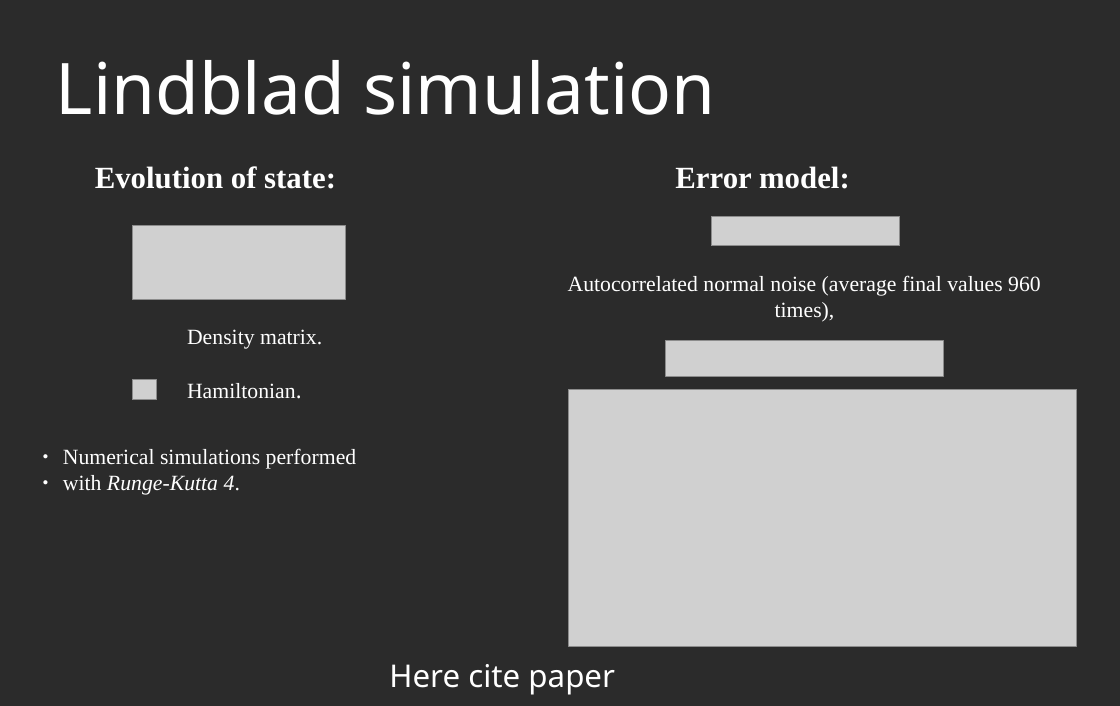
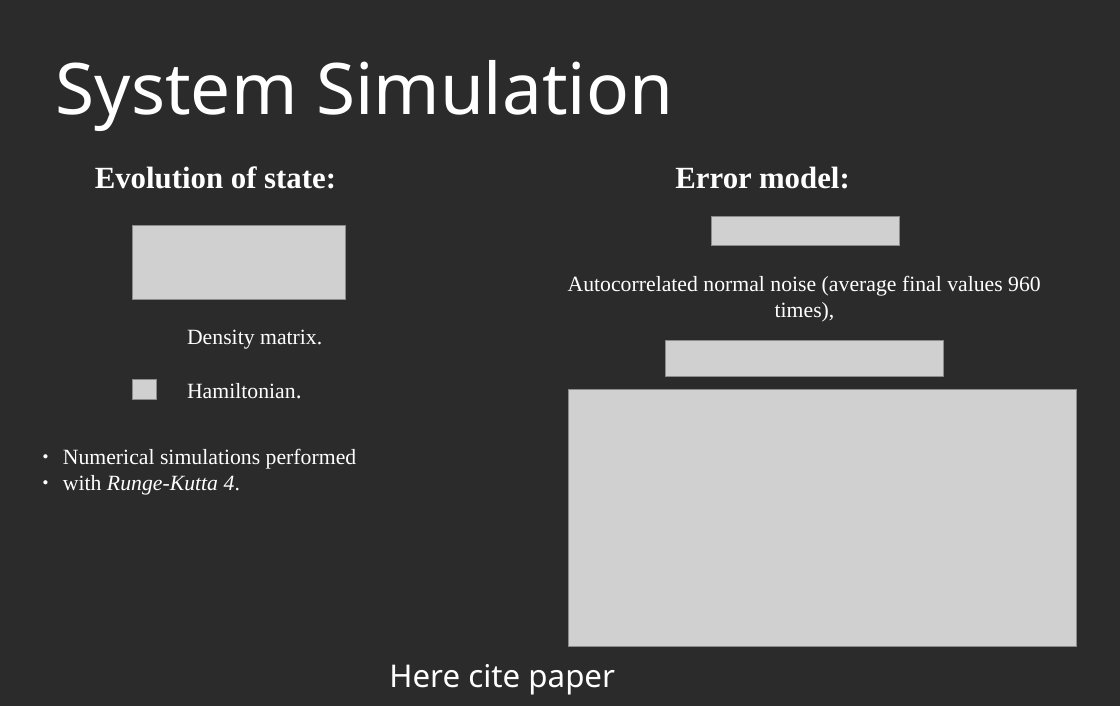
Before and after one commit to AGaliciaMartinez/Final-Project-Computational-Physics, a slide deck: slide 4 of presentation/NV_Carbons_presentation.odp. Drawn at 1120x706 pixels with LibreOffice and Linux fonts; fonts in the diff are those of the drawing; grey boxes stand for pictures; background and template pictures are left out; a plain dark background stands for a picture behind light text. Boxes give left, top, right and bottom in pixels: in the first picture for what was removed or moved away, otherwise in the second. Text is boxed around its words. In the diff, an @@ line names an element or a change of style, - is before the commit and + after.

```diff
--- a/presentation/NV_Carbons_presentation.odp
+++ b/presentation/NV_Carbons_presentation.odp
@@ title at (x1=56, y1=60, x2=673, y2=131): text changed @@
-Lindblad simulation
+System Simulation
```
Also in this commit, not shown: 6 other slides changed, 1 slide added, 1 slide removed.
